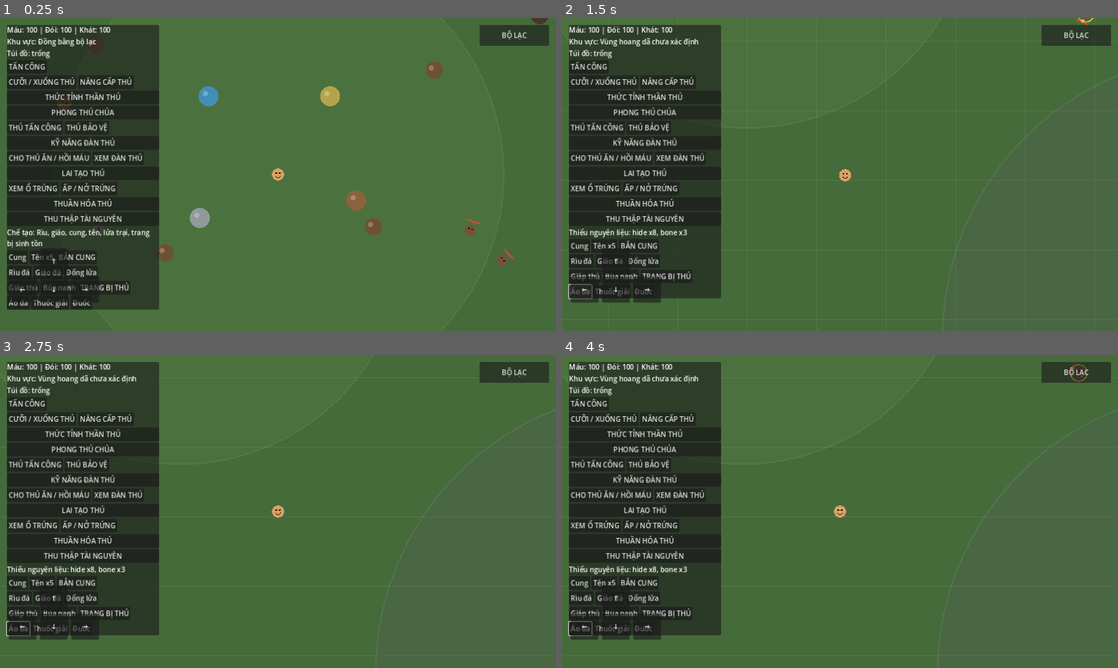
Above: before the commit, frames 1-4 (two rows, left to right).
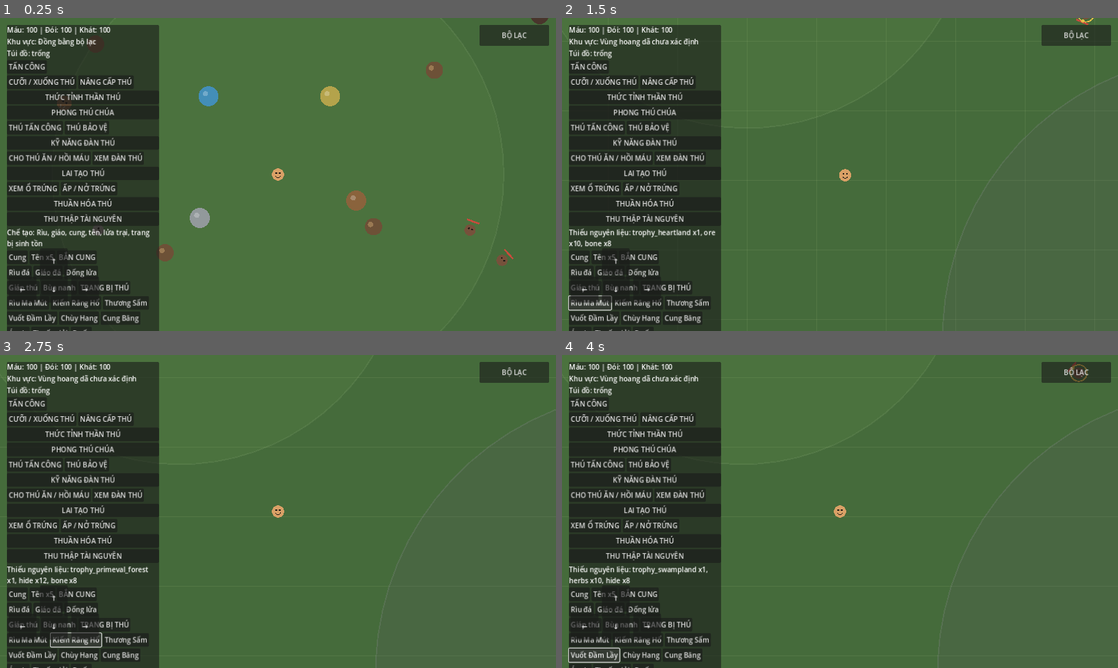
Above: after the commit, the same moments.

Repository: khanhhkt8-hub/Bo-Lac-Tien-Su.
Game: Godot game, scene res://Scenes/Main.tscn
The game is run twice, just before and just after one commit, with the same random seed, the same clock (stepped at 60 frames per second) and the same inputs.
Inputs (mouse positions are in pixels of both pictures, inside the frame that each line leads up to):
- Up to frame 1 (0.25 s): no input
- Up to frame 2 (1.5 s): hold Right (ui_right) 0.53-1.25 s; click (589, 302) at 1.25 s, where only the run after the commit has a clickable "Rìu Ma Mút"
- Up to frame 3 (2.75 s): click (77, 639) at 2 s, where only the run after the commit has a clickable "Kiếm Răng Hổ"
- Up to frame 4 (4 s): click (689, 639) at 2.75 s, where only the run after the commit has a clickable "Thương Sấm"; click (595, 655) at 3.5 s, where only the run after the commit has a clickable "Vuốt Đầm Lầy"

The runs differ from the first frame. In frame 1, 2.2% of the frame differs, in the area x 1-29%, y 89-100%; in frame 2, 4.1%; in frame 3, 4.1%; in frame 4, 4.1%, in the area x 1-29%, y 67-100%.

Commit message:
Add mobile HUD crafting controls for boss relic weapons

Diff:
--- a/Scripts/UI/SurvivalHUD.gd
+++ b/Scripts/UI/SurvivalHUD.gd
@@ -125,6 +125,16 @@
 	equip_gear_button.text = "TRANG BỊ THÚ"
 	equip_gear_button.pressed.connect(_on_equip_companion_gear_pressed)
 	companion_gear_row.add_child(equip_gear_button)
+	var relic_row_one := HBoxContainer.new()
+	column.add_child(relic_row_one)
+	_add_craft_button(relic_row_one, "Rìu Ma Mút", "relic_mammoth_axe")
+	_add_craft_button(relic_row_one, "Kiếm Răng Hổ", "relic_saber_blade")
+	_add_craft_button(relic_row_one, "Thương Sấm", "relic_thunder_spear")
+	var relic_row_two := HBoxContainer.new()
+	column.add_child(relic_row_two)
+	_add_craft_button(relic_row_two, "Vuốt Đầm Lầy", "relic_swamp_claw")
+	_add_craft_button(relic_row_two, "Chùy Hang", "relic_cavern_hammer")
+	_add_craft_button(relic_row_two, "Cung Băng", "relic_frost_bow")
 	var survival_gear_row := HBoxContainer.new()
 	column.add_child(survival_gear_row)
 	_add_craft_button(survival_gear_row, "Áo da", "fur_cloak")
